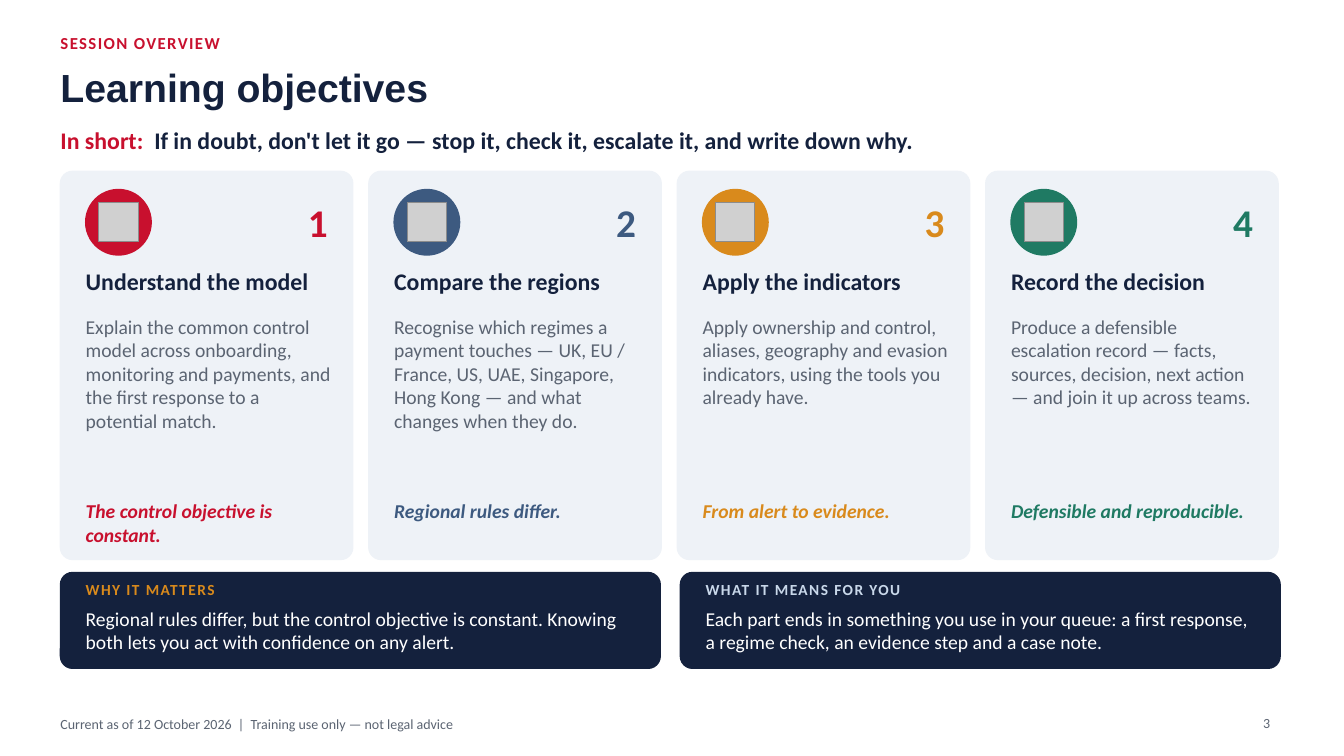
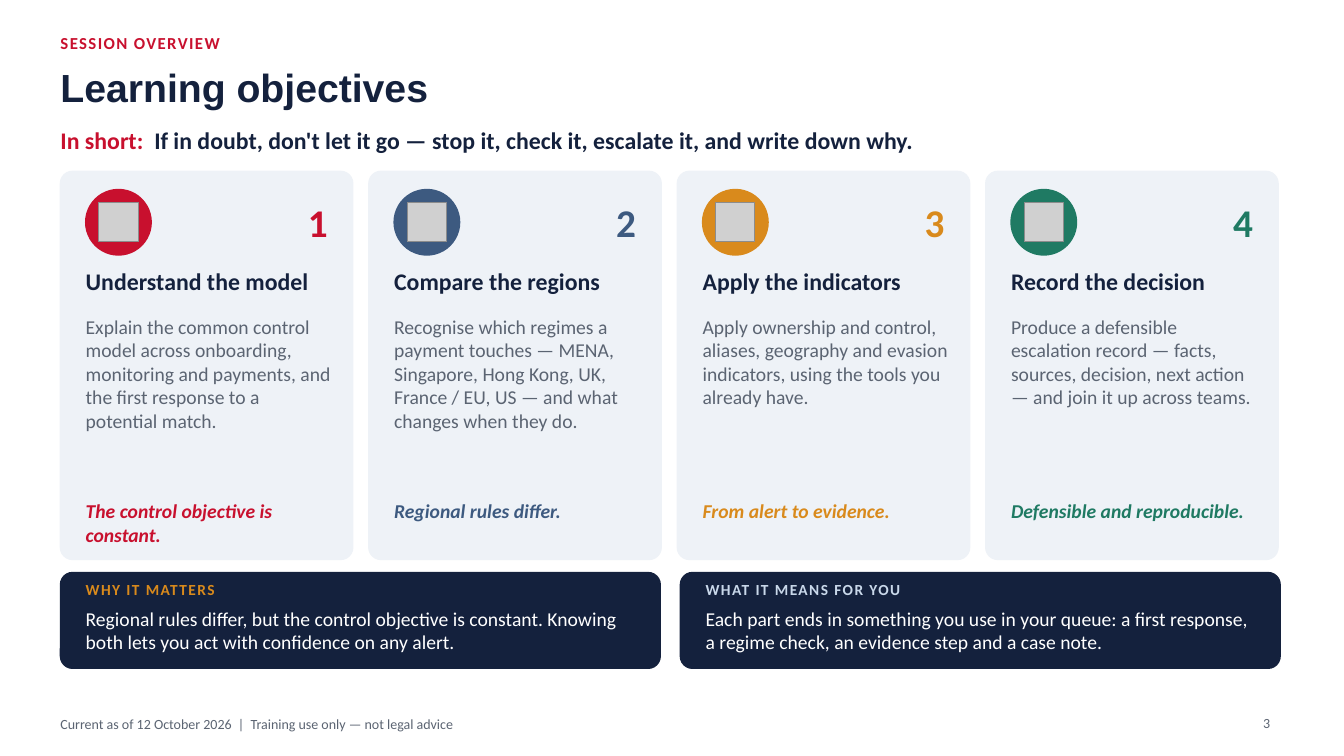
Before and after one commit to danielslonim-art/Screening, a slide deck: slide 3 of training/sanctions-in-practice-2026-10/sanctions-in-practice-analyst-edition.pptx. Drawn at 1344x756 pixels with LibreOffice and Linux fonts; fonts in the diff are those of the drawing; grey boxes stand for pictures; background and template pictures are left out. Boxes give left, top, right and bottom in pixels: in the first picture for what was removed or moved away, otherwise in the second. Text is boxed around its words. In the diff, an @@ line names an element or a change of style, - is before the commit and + after.

```diff
--- a/training/sanctions-in-practice-2026-10/sanctions-in-practice-analyst-edition.pptx
+++ b/training/sanctions-in-practice-2026-10/sanctions-in-practice-analyst-edition.pptx
@@ text at (394,320,618,432): text changed @@
-Recognise which regimes a payment touches — UK, EU / France, US, UAE, Singapore, Hong Kong — and what changes when they do.
+Recognise which regimes a payment touches — MENA, Singapore, Hong Kong, UK, France / EU, US — and what changes when they do.
```
Also in this commit, not shown: 2 other slides changed, 7 slides added, 2 slides removed, 2 other files.
